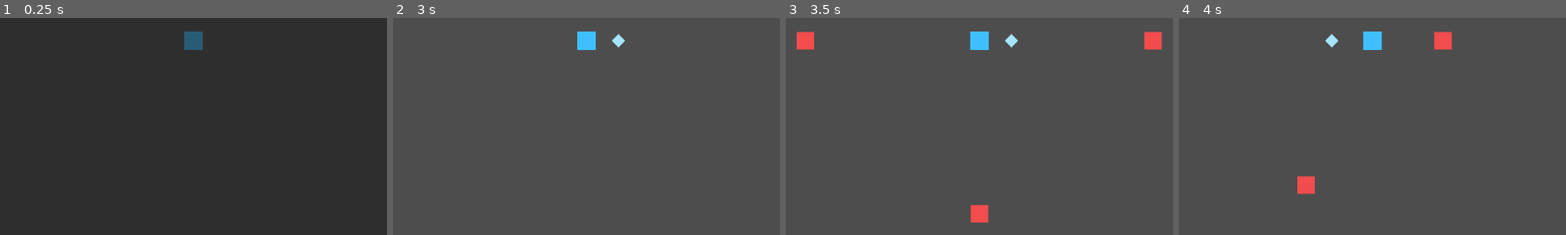
Above: before the commit, frames 1-4 (left to right).
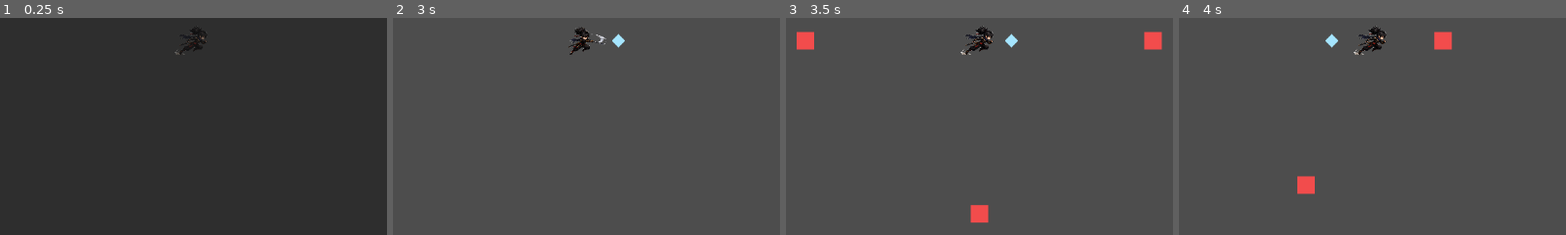
Above: after the commit, the same moments.

Repository: alsdmlals4-eng/ninja-survival-godot
Game: Godot game, scene res://scenes/main/main_scene.tscn
Same seed, same stepped clock (60 frames per second), same inputs: the game is played once before the commit and once after it.
Inputs:
- Up to frame 1 (0.25 s): no input
- Up to frame 2 (3 s): click "RESTART" at 0.5 s; click "RESTART" at 1.25 s; click "RESTART" at 2 s; click "1 — 봉마류 | 소환과 결계로 진지를 만든다" at 2.75 s
- Up to frame 3 (3.5 s): no input
- Up to frame 4 (4 s): tap Enter (ui_accept) at 3.5, 3.77 s; hold Right (ui_right) from 3.53 s (still down); tap 1 at 3.6 s
The pictures show only the part of the screen within x 25-75%, y 45-95%; the shares and areas given below are measured in that part.

The runs differ from the first frame. In frame 1, 0.5% of the frame differs, in the area x 45-54%, y 4-17%; in frame 2, 0.6%, in the area x 45-56%, y 4-17%; in frame 3, 0.6%; in frame 4, 0.6%.

Commit message:
feat: wire IMG-01 player poses to school actions

Diff:
--- a/scenes/player/player.tscn
+++ b/scenes/player/player.tscn
@@ -1,8 +1,12 @@
-[gd_scene load_steps=5 format=3]
+[gd_scene load_steps=9 format=3]
 
 [ext_resource type="Script" path="res://scripts/player/player_controller.gd" id="1_player"]
 [ext_resource type="Script" path="res://scripts/combat/auto_attack_controller.gd" id="2_attack"]
 [ext_resource type="PackedScene" path="res://scenes/projectiles/projectile_basic.tscn" id="3_projectile"]
+[ext_resource type="Texture2D" path="res://docs/assets/approved/img-01-player-runtime-core/player_runtime_move_v2_alpha.png" id="4_move"]
+[ext_resource type="Texture2D" path="res://docs/assets/approved/img-01-player-runtime-core/player_runtime_attack_v2_alpha.png" id="5_attack"]
+[ext_resource type="Texture2D" path="res://docs/assets/approved/img-01-player-runtime-core/player_runtime_hit_v2_alpha.png" id="6_hit"]
+[ext_resource type="Script" path="res://scripts/player/player_visual_controller.gd" id="7_visual"]
 
 [sub_resource type="CircleShape2D" id="CircleShape2D_player"]
 radius = 14.0
@@ -15,9 +19,13 @@
 [node name="CollisionShape2D" type="CollisionShape2D" parent="."]
 shape = SubResource("CircleShape2D_player")
 
-[node name="Visual" type="Polygon2D" parent="."]
-polygon = PackedVector2Array(-14, -14, 14, -14, 14, 14, -14, 14)
-color = Color(0.25, 0.75, 1, 1)
+[node name="Visual" type="Sprite2D" parent="."]
+scale = Vector2(0.05, 0.05)
+texture = ExtResource("4_move")
+script = ExtResource("7_visual")
+move_texture = ExtResource("4_move")
+attack_texture = ExtResource("5_attack")
+hit_texture = ExtResource("6_hit")
 
 [node name="Camera2D" type="Camera2D" parent="."]
 enabled = true
--- a/scripts/core/main_controller.gd
+++ b/scripts/core/main_controller.gd
@@ -34,6 +34,7 @@
 @onready var game_state: GameState = $GameState
 @onready var combat_ddd: CombatDDDTracker = $CombatDDD
 @onready var player: PlayerController = $Player
+@onready var player_visual: PlayerVisualController = $Player/Visual
 @onready var auto_attack: AutoAttackController = $Player/AutoAttack
 @onready var wave_spawner: WaveSpawner = $WaveSpawner
 @onready var school_host: SchoolRuntimeHost = $SchoolRuntimeHost
@@ -118,6 +119,7 @@
 	school_host.resource_changed.connect(hud.set_school_resource)
 	school_host.ultimate_ready_changed.connect(hud.set_ultimate_ready)
 	school_host.school_feedback.connect(hud.show_school_feedback)
+	school_host.player_action_resolved.connect(player_visual.show_attack)
 	hud.restart_requested.connect(_restart_run)
 
 
@@ -304,8 +306,10 @@
 			enemy.connect("died", death_callback)
 
 
-func _on_player_damage_resolved(_requested: int, _resolved: int, prevented: int, _evaded: bool) -> void:
+func _on_player_damage_resolved(_requested: int, resolved: int, prevented: int, _evaded: bool) -> void:
 	contribution_tracker.record_defense(prevented)
+	if resolved > 0:
+		player_visual.show_hit()
 
 
 func _on_result_continue_requested() -> void:
--- /dev/null
+++ b/scripts/player/player_visual_controller.gd
@@ -0,0 +1,58 @@
+# 플레이어 전투 포즈 스프라이트를 짧게 전환한다.
+extends Sprite2D
+class_name PlayerVisualController
+
+enum Pose {
+	MOVE,
+	ATTACK,
+	HIT,
+}
+
+@export var move_texture: Texture2D
+@export var attack_texture: Texture2D
+@export var hit_texture: Texture2D
+@export var attack_hold_seconds: float = 0.18
+@export var hit_hold_seconds: float = 0.16
+
+var _pose: Pose = Pose.MOVE
+var _remaining_seconds: float = 0.0
+
+
+func _ready() -> void:
+	_show_move()
+
+
+func _process(delta: float) -> void:
+	advance_pose(delta)
+
+
+func show_attack() -> void:
+	if _pose == Pose.HIT:
+		return
+	_pose = Pose.ATTACK
+	_remaining_seconds = maxf(attack_hold_seconds, 0.0)
+	texture = attack_texture
+
+
+func show_hit() -> void:
+	_pose = Pose.HIT
+	_remaining_seconds = maxf(hit_hold_seconds, 0.0)
+	texture = hit_texture
+
+
+func advance_pose(delta: float) -> void:
+	if _pose == Pose.MOVE or delta <= 0.0:
+		return
+	_remaining_seconds = maxf(_remaining_seconds - delta, 0.0)
+	if _remaining_seconds <= 0.0:
+		_show_move()
+
+
+func current_pose() -> Pose:
+	return _pose
+
+
+func _show_move() -> void:
+	_pose = Pose.MOVE
+	_remaining_seconds = 0.0
+	texture = move_texture
--- a/scripts/schools/bongma_familiar.gd
+++ b/scripts/schools/bongma_familiar.gd
@@ -1,5 +1,7 @@
 extends Node2D
 class_name BongmaFamiliar
+
+signal attack_resolved
 
 @export var follow_distance: float = 72.0
 @export var follow_speed: float = 220.0
@@ -65,10 +67,13 @@
 	var target := _nearest_target()
 	if target == null:
 		return null
+	var actual_damage := 0
 	if combat_resolver != null:
-		combat_resolver.deal_school_damage(target, float(damage), damage_kind)
+		actual_damage = combat_resolver.deal_school_damage(target, float(damage), damage_kind)
 	else:
-		target.take_damage(damage)
+		actual_damage = target.take_damage(damage)
+	if actual_damage > 0:
+		attack_resolved.emit()
 	return target
 
 
--- a/scripts/schools/bongma_runtime.gd
+++ b/scripts/schools/bongma_runtime.gd
@@ -148,6 +148,9 @@
 	familiar.global_position = player.global_position + Vector2(48.0, 0.0)
 	familiar.configure(player, BASE_ATTACK_INTERVAL, FAMILIAR_DAMAGE, combat_resolver)
 	familiar.set_damage_kind(&"ultimate" if ultimate_time_remaining > 0.0 else &"normal")
+	var action_callback := Callable(self, "emit_player_action_resolved")
+	if not familiar.attack_resolved.is_connected(action_callback):
+		familiar.attack_resolved.connect(action_callback)
 	return familiar
 
 
--- a/scripts/schools/cheonsul_runtime.gd
+++ b/scripts/schools/cheonsul_runtime.gd
@@ -71,10 +71,12 @@
 
 	_spawn_field_visual(center)
 	var hit_enemies: Array[Node2D] = []
+	var resolved_damage := false
 	for enemy in _valid_enemies():
 		if enemy.global_position.distance_squared_to(center) > FLAME_RADIUS * FLAME_RADIUS:
 			continue
-		_deal_damage(enemy, FLAME_DAMAGE)
+		if _deal_damage(enemy, FLAME_DAMAGE) > 0:
+			resolved_damage = true
 		hit_enemies.append(enemy)
 		if enemy.has_method("is_dead") and enemy.is_dead():
 			continue
@@ -92,6 +94,8 @@
 		apply_token(enemy, token)
 
 	_next_token = &"shock" if token == &"wet" else &"wet"
+	if resolved_damage:
+		emit_player_action_resolved()
 	return hit_enemies.size()
 
 
--- a/scripts/schools/guiin_runtime.gd
+++ b/scripts/schools/guiin_runtime.gd
@@ -81,6 +81,7 @@
 		hit_count += 1
 	if hit_count > 0:
 		_gain_gwihyeol(HIT_GWIHYEOL * float(hit_count))
+		emit_player_action_resolved()
 	return hit_count
 
 
--- a/scripts/schools/heukyeong_runtime.gd
+++ b/scripts/schools/heukyeong_runtime.gd
@@ -101,6 +101,7 @@
 	var actual_damage := _deal_damage(enemy, float(BASE_DAMAGE), &"normal", multiplier)
 	if actual_damage <= 0:
 		return is_critical
+	emit_player_action_resolved()
 
 	if not _is_valid_enemy(enemy):
 		_remove_mark_state(enemy.get_instance_id())
--- a/scripts/schools/school_runtime_base.gd
+++ b/scripts/schools/school_runtime_base.gd
@@ -4,6 +4,7 @@
 signal resource_changed(label: String, current: float, maximum: float)
 signal ultimate_ready_changed(ready: bool)
 signal school_feedback(text: String)
+signal player_action_resolved
 
 var player: PlayerController
 var world: Node2D
@@ -50,3 +51,7 @@
 
 func is_ultimate_ready() -> bool:
 	return false
+
+
+func emit_player_action_resolved() -> void:
+	player_action_resolved.emit()
--- a/scripts/schools/school_runtime_host.gd
+++ b/scripts/schools/school_runtime_host.gd
@@ -5,6 +5,7 @@
 signal ultimate_ready_changed(ready: bool)
 signal school_feedback(text: String)
 signal school_activated(school_id: StringName, school_name: String)
+signal player_action_resolved
 
 const SCHOOL_NAMES := {
 	&"bongma": "봉마류",
@@ -120,6 +121,10 @@
 	if not runtime.school_feedback.is_connected(feedback_callback):
 		runtime.school_feedback.connect(feedback_callback)
 
+	var action_callback := Callable(self, "_on_player_action_resolved")
+	if not runtime.player_action_resolved.is_connected(action_callback):
+		runtime.player_action_resolved.connect(action_callback)
+
 
 func _on_resource_changed(label: String, current: float, maximum: float) -> void:
 	resource_changed.emit(label, current, maximum)
@@ -131,3 +136,7 @@
 
 func _on_school_feedback(text: String) -> void:
 	school_feedback.emit(text)
+
+
+func _on_player_action_resolved() -> void:
+	player_action_resolved.emit()
--- a/tests/integration/test_main_scene.gd
+++ b/tests/integration/test_main_scene.gd
@@ -172,6 +172,26 @@
 			assert_eq(enemy.process_mode, Node.PROCESS_MODE_DISABLED)
 
 
+func test_main_uses_resolved_actions_and_damage_for_player_poses() -> void:
+	var main = _spawn_main()
+	assert_not_null(main)
+	if main == null:
+		return
+	var player = main.get_node_or_null("Player")
+	var visual = main.get_node_or_null("Player/Visual")
+	var school_host = main.get_node_or_null("SchoolRuntimeHost")
+	assert_not_null(player)
+	assert_not_null(visual)
+	assert_not_null(school_host)
+	if player == null or visual == null or school_host == null:
+		return
+
+	school_host.player_action_resolved.emit()
+	assert_eq(visual.current_pose(), visual.Pose.ATTACK)
+	player.take_damage(1)
+	assert_eq(visual.current_pose(), visual.Pose.HIT)
+
+
 func _spawn_main() -> Node:
 	return _spawn_scene(MAIN_SCENE)
 
--- a/tests/unit/test_bongma_familiar.gd
+++ b/tests/unit/test_bongma_familiar.gd
@@ -28,10 +28,12 @@
 	far_enemy.global_position = Vector2(80, 0)
 	world.add_child(far_enemy)
 
+	watch_signals(familiar)
 	var hit = familiar.attack_once()
 	assert_eq(hit, near_enemy)
 	assert_eq(near_enemy.health, 12)
 	assert_eq(far_enemy.health, 20)
+	assert_signal_emitted(familiar, "attack_resolved")
 
 
 func test_familiar_uses_combat_resolver_for_actual_modified_damage() -> void:
--- a/tests/unit/test_cheonsul_runtime.gd
+++ b/tests/unit/test_cheonsul_runtime.gd
@@ -69,9 +69,11 @@
 	var near_enemy = _enemy(runtime.world, Vector2(40, 0))
 	var far_enemy = _enemy(runtime.world, Vector2(140, 0))
 
+	watch_signals(runtime)
 	assert_eq(runtime.apply_flame_cast(Vector2.ZERO), 1)
 	assert_eq(near_enemy.health, 94)
 	assert_eq(far_enemy.health, 100)
+	assert_signal_emitted(runtime, "player_action_resolved")
 	assert_true(runtime.has_status(near_enemy, &"burn"))
 	runtime._cast_remaining = 999.0
 
--- a/tests/unit/test_guiin_runtime.gd
+++ b/tests/unit/test_guiin_runtime.gd
@@ -103,10 +103,12 @@
 	var edge_enemy = _enemy(runtime.world, Vector2(80, 0))
 	var far_enemy = _enemy(runtime.world, Vector2(81, 0))
 
+	watch_signals(runtime)
 	assert_eq(runtime.perform_melee_pulse(), 2)
 	assert_eq(near_enemy.health, 90)
 	assert_eq(edge_enemy.health, 90)
 	assert_eq(far_enemy.health, 100)
+	assert_signal_emitted(runtime, "player_action_resolved")
 	assert_almost_eq(runtime.gwihyeol, 8.0, 0.001)
 	assert_almost_eq(runtime.time_since_gain, 0.0, 0.001)
 
--- a/tests/unit/test_heukyeong_runtime.gd
+++ b/tests/unit/test_heukyeong_runtime.gd
@@ -70,9 +70,11 @@
 	if runtime == null:
 		return
 	var enemy = _enemy(runtime.world, Vector2.ZERO)
+	watch_signals(runtime)
 	assert_false(runtime.apply_needle_hit(enemy, false))
 	assert_eq(enemy.health, 94)
 	assert_eq(runtime.get_mark_count(enemy), 1)
+	assert_signal_emitted(runtime, "player_action_resolved")
 	assert_true(runtime.apply_needle_hit(enemy, true))
 	assert_eq(enemy.health, 66)
 	assert_eq(runtime.get_mark_count(enemy), 0)
--- a/tests/unit/test_school_runtime_host.gd
+++ b/tests/unit/test_school_runtime_host.gd
@@ -60,6 +60,20 @@
 	assert_false(runtime.active)
 
 
+func test_host_relays_the_active_runtime_action_signal() -> void:
+	var base_script = load(BASE_PATH)
+	var host = load(HOST_PATH).new()
+	add_child_autofree(host)
+	var runtime = base_script.new()
+	runtime.name = "Bongma"
+	host.add_child(runtime)
+
+	assert_true(host.select_school(&"bongma"))
+	watch_signals(host)
+	runtime.emit_player_action_resolved()
+	assert_signal_emitted(host, "player_action_resolved")
+
+
 func test_runtime_base_exposes_run_system_and_modifier_hooks() -> void:
 	var runtime = load(BASE_PATH).new()
 	add_child_autofree(runtime)
